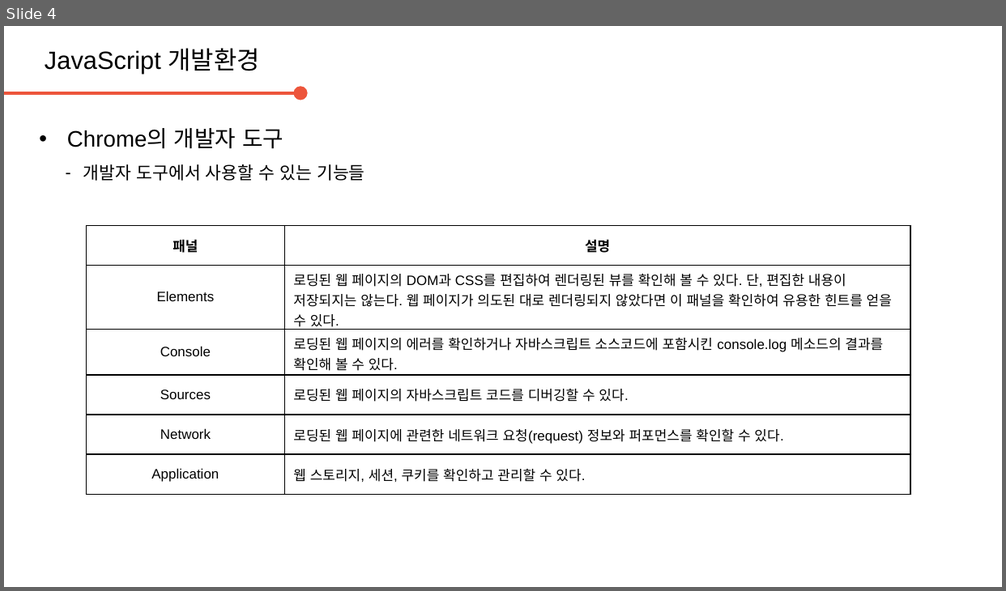
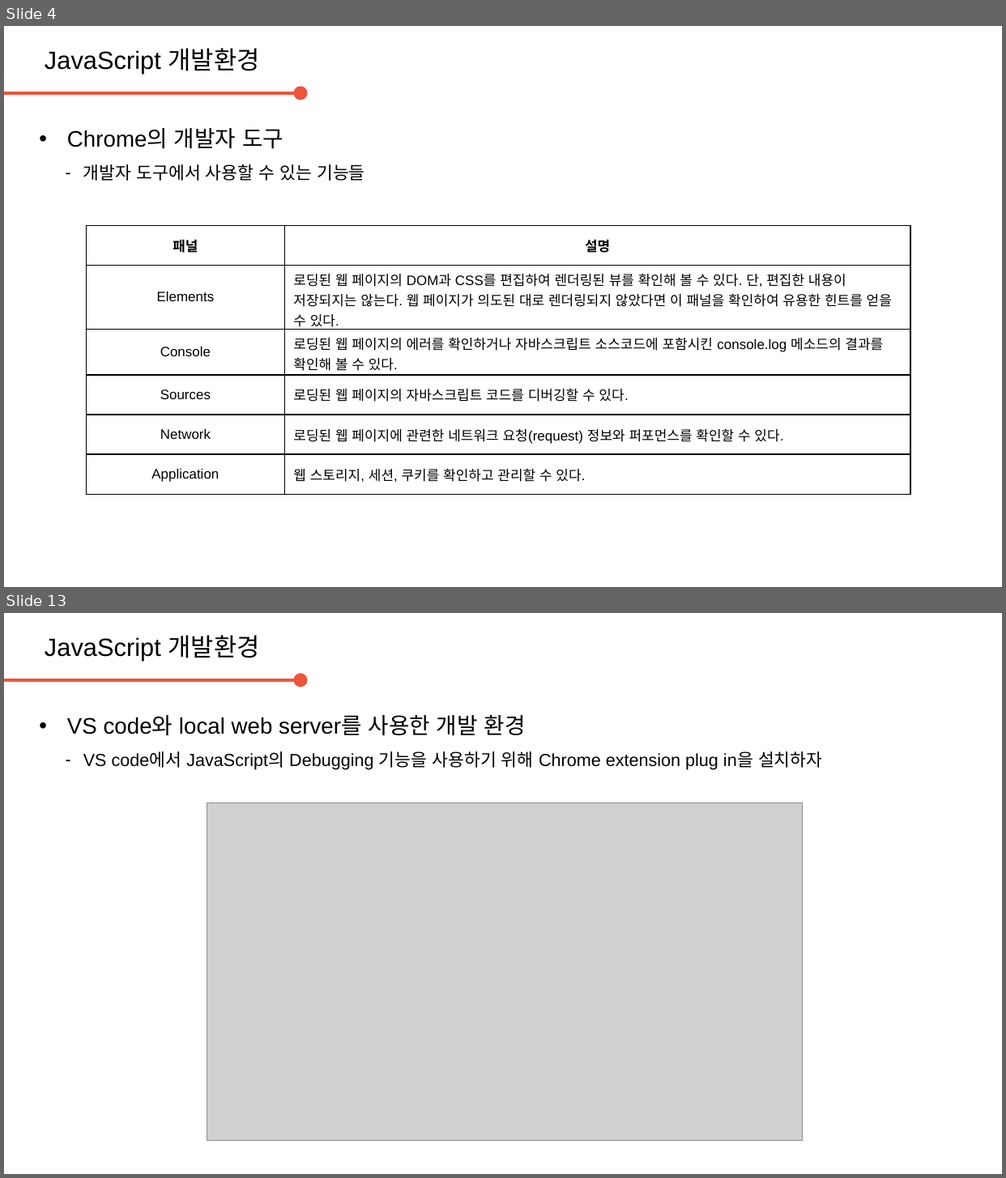
Before and after one commit to daegukdo/GCWM, a slide deck: 30/200727_JavaScript_DevEnv.pptx. Shown one above the other, each under a label of ours: slide 4 before the commit, slides 4 and 13 after it; the slides between them are not shown. The pictures are 1006x591 and 1006x1178 pixels, drawn with LibreOffice and Linux fonts; fonts in the diff are those of the drawing; grey boxes stand for pictures; background and template pictures are left out. Boxes give left, top, right and bottom in pixels: in the first picture for what was removed or moved away, otherwise in the second. Text is boxed around its words. In the diff, an @@ line names an element or a change of style, - is before the commit and + after.

Commit message:
get coding with me  - edit JavaScript resource (dev. env. setup)

```diff
--- a/30/200727_JavaScript_DevEnv.pptx
+++ b/30/200727_JavaScript_DevEnv.pptx
@@ slide 13 added at (4, 613, 1002, 1174), background #FFFFFF @@
@@ text added at (44, 635, 260, 660), 20 pt, text #000000 @@
+JavaScript 개발환경
@@ arrow added from (4, 680) to (300, 680), #ED553B 2.25 pt @@
@@ text added at (67, 715, 822, 770), 14 pt, text #000000 @@
+• VS code와 local web server를 사용한 개발 환경
+  – VS code에서 JavaScript의 Debugging 기능을 사용하기 위해 Chrome extension plug in을 설치하자
@@ picture added at (207, 803, 803, 1140) @@
```
Also in this commit, not shown: 16 other slides added.
